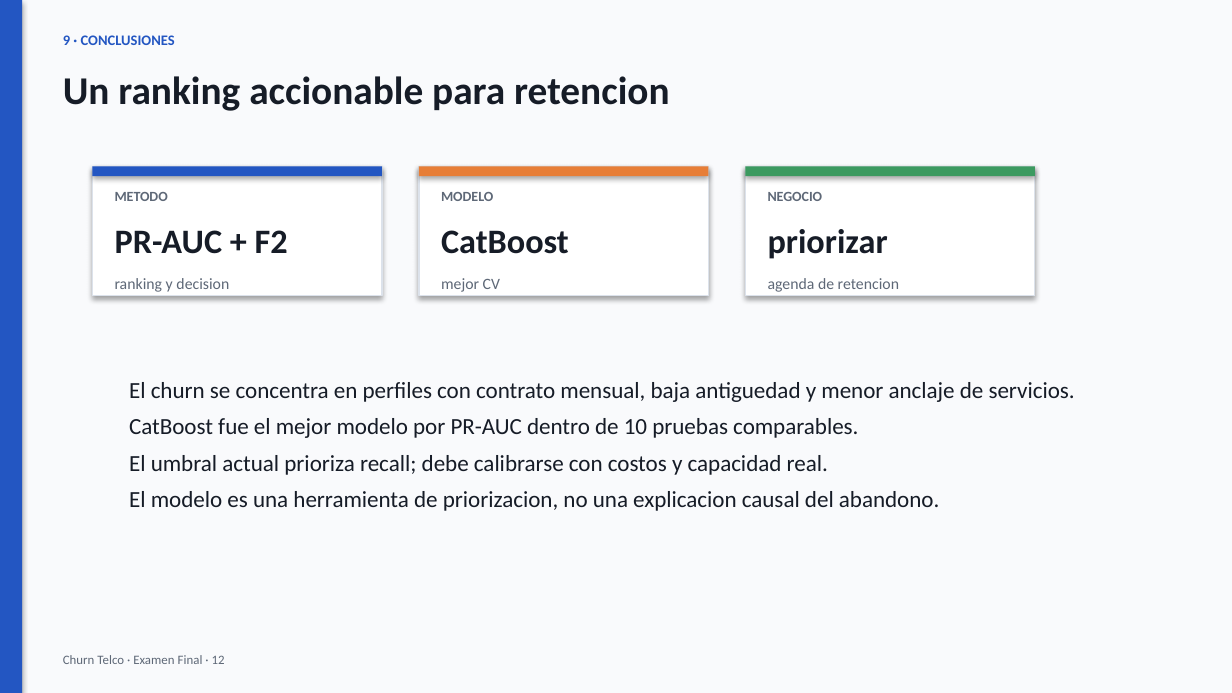
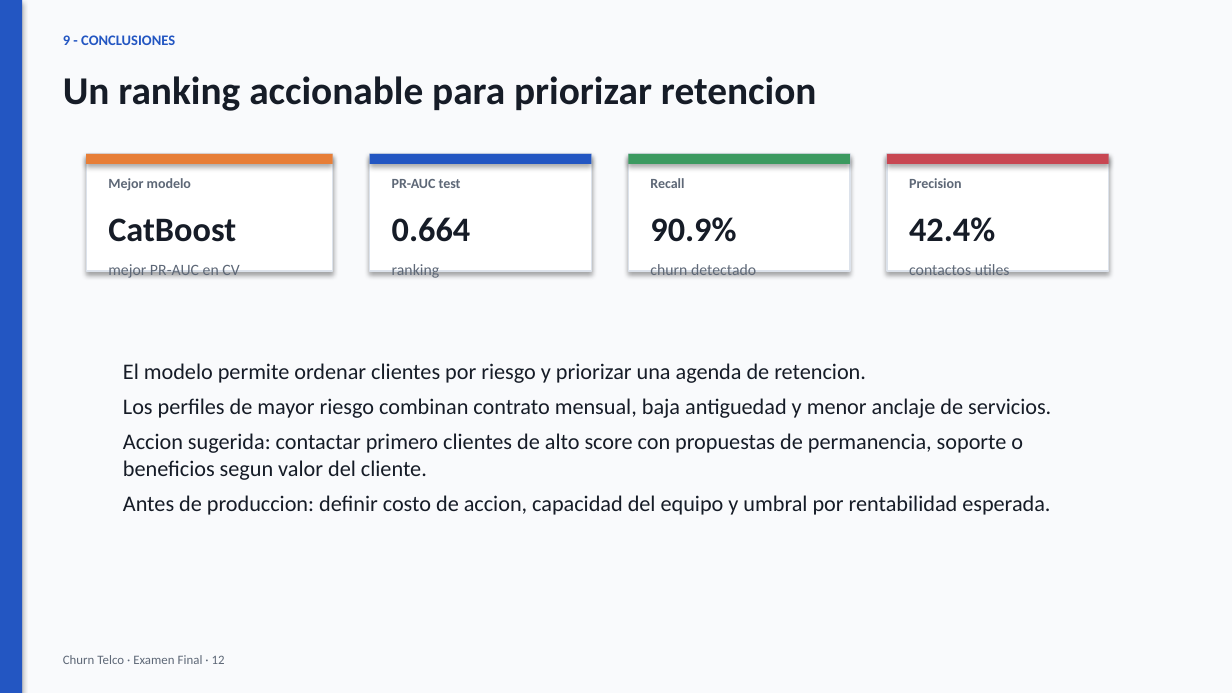
Before and after one commit to matigold22/Final_Predictiva, a slide deck: slide 12 of presentation/final/Presentacion_Final_Churn_Redesign.pptx. Drawn at 1232x693 pixels with LibreOffice and Linux fonts; fonts in the diff are those of the drawing. Boxes give left, top, right and bottom in pixels: in the first picture for what was removed or moved away, otherwise in the second. Text is boxed around its words. In the diff, an @@ line names an element or a change of style, - is before the commit and + after.

```diff
--- a/presentation/final/Presentacion_Final_Churn_Redesign.pptx
+++ b/presentation/final/Presentacion_Final_Churn_Redesign.pptx
@@ text at (63,35,175,45): text changed @@
-9 · CONCLUSIONES
+9 - CONCLUSIONES
@@ text at (63,76,817,111): text changed @@
-Un ranking accionable para retencion
+Un ranking accionable para priorizar retencion
@@ rectangle: place and size @@
-rectangle at (92,166,382,296)
+rectangle at (86,154,333,271)
@@ rectangle: place and size @@
-rectangle at (92,166,382,176)
+rectangle at (86,154,333,164)
@@ rectangle at (86,154,333,164): fill #2356C2 to #E77E37 @@
@@ text at (108,178,191,191): text changed @@
-METODO
+Mejor modelo
@@ rectangle: place and size @@
-rectangle at (419,166,708,296)
+rectangle at (370,154,591,271)
@@ rectangle: place and size @@
-rectangle at (419,166,708,176)
+rectangle at (370,154,591,164)
@@ rectangle at (370,154,591,164): fill #E77E37 to #2356C2 @@
@@ text at (392,179,461,188): text changed @@
-MODELO
+PR-AUC test
@@ rectangle: place and size @@
-rectangle at (745,166,1035,176)
+rectangle at (628,154,850,164)
@@ rectangle: place and size @@
-rectangle at (745,166,1035,296)
+rectangle at (628,154,850,271)
@@ text at (650,178,684,188): text changed @@
-NEGOCIO
+Recall
@@ rectangle added at (887,154,1109,271), fill #FFFFFF, outline #DCE2EB 0.75 pt @@
@@ rectangle added at (887,154,1109,164), fill #C84752 @@
@@ text added at (909,178,961,188), 8.2 pt, text #5E6877, bold @@
+Precision
@@ text "CatBoost": place and size @@
-text "CatBoost" at (441,230,569,254)
+text "CatBoost" at (108,218,236,242)
@@ text removed at (115,230,288,254) @@
-PR-AUC + F2
@@ text added at (392,217,470,242), 20 pt, text #161C27, bold @@
+0.664
@@ text at (650,217,736,242): text changed @@
-priorizar
+90.9%
@@ text added at (909,217,995,242), 20 pt, text #161C27, bold @@
+42.4%
@@ text at (108,264,239,278): text changed @@
-ranking y decision
+mejor PR-AUC en CV
@@ text at (392,264,440,278): text changed @@
-mejor CV
+ranking
@@ text at (650,264,756,275): text changed @@
-agenda de retencion
+churn detectado
@@ text added at (909,264,1010,275), 9.2 pt, text #5E6877 @@
+contactos utiles
@@ text at (123,363,1051,515): text changed; size 13.5 to 13 pt @@
-El churn se concentra en perfiles con contrato mensual, baja antiguedad y menor anclaje de servicios.
-CatBoost fue el mejor modelo por PR-AUC dentro de 10 pruebas comparables.
-El umbral actual prioriza recall; debe calibrarse con costos y capacidad real.
-El modelo es una herramienta de priorizacion, no una explicacion causal del abandono.
+El modelo permite ordenar clientes por riesgo y priorizar una agenda de retencion.
+Los perfiles de mayor riesgo combinan contrato mensual, baja antiguedad y menor anclaje de servicios.
+Accion sugerida: contactar primero clientes de alto score con propuestas de permanencia, soporte o beneficios segun valor del cliente.
+Antes de produccion: definir costo de accion, capacidad del equipo y umbral por rentabilidad esperada.
```
Also in this commit, not shown: 9 other slides changed, 2 slides added, 2 slides removed, 5 other files.
